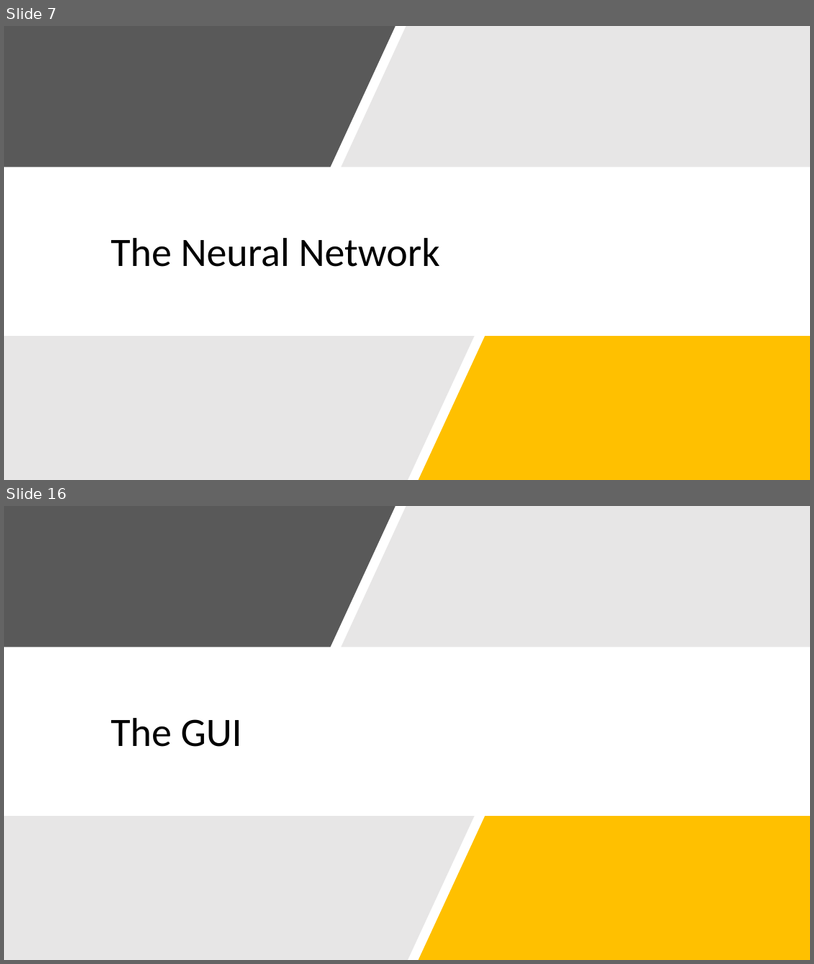
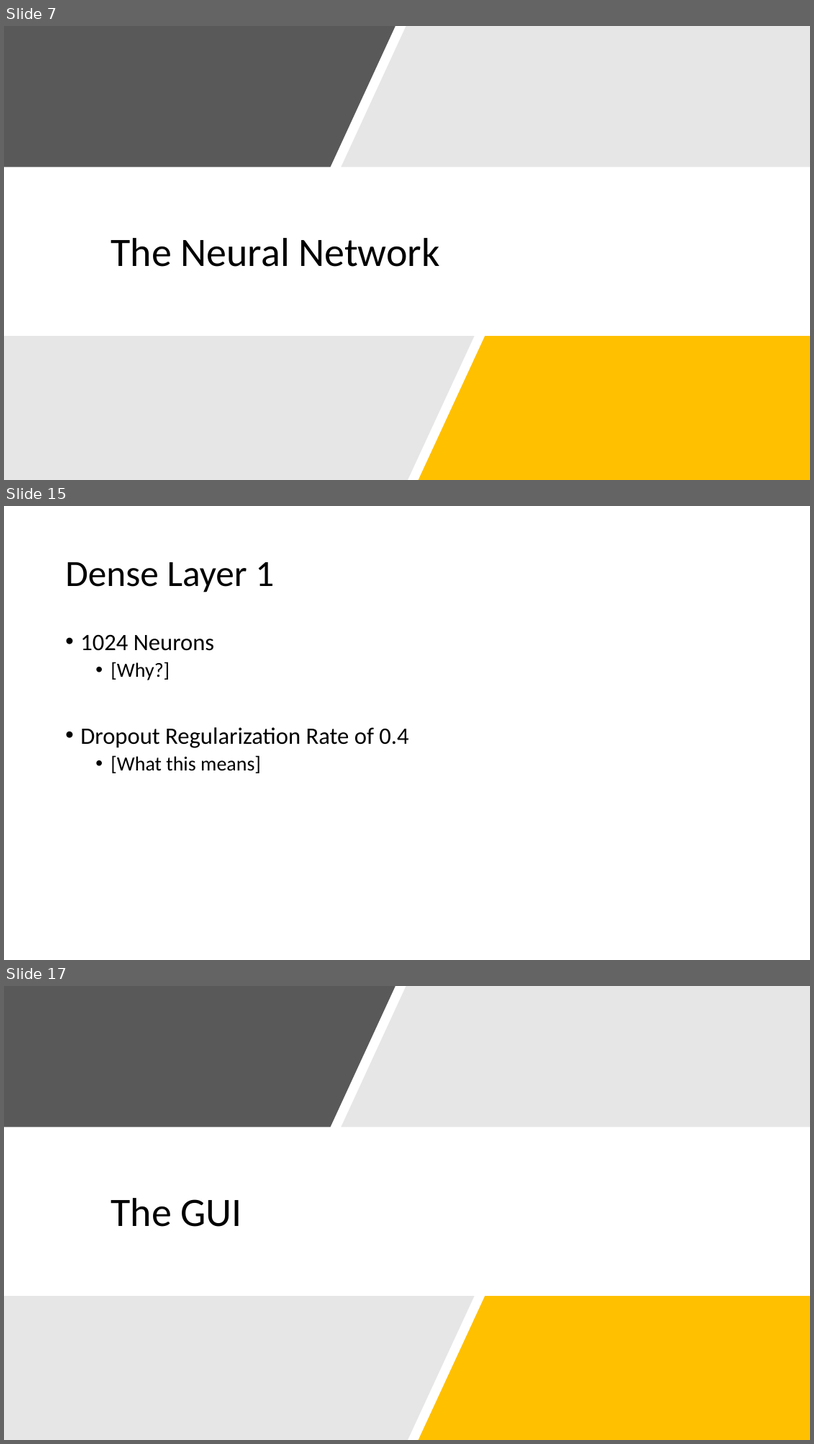
Before and after one commit to ChrisKalahiki/CNN-for-BelgiumTS-and-MNIST, a slide deck: RIPMazeRunner.pptx. Shown one above the other, each under a label of ours: slides 7 and 16 before the commit, slides 7, 15 and 17 after it; the slides between them are not shown. The pictures are 814x964 and 814x1444 pixels, drawn with LibreOffice and Linux fonts; fonts in the diff are those of the drawing. Boxes give left, top, right and bottom in pixels: in the first picture for what was removed or moved away, otherwise in the second. Text is boxed around its words. In the diff, an @@ line names an element or a change of style, - is before the commit and + after.

```diff
--- a/RIPMazeRunner.pptx
+++ b/RIPMazeRunner.pptx
@@ slide 15 added at box(4, 506, 810, 960), background #FFFFFF @@
@@ title added at box(65, 562, 274, 592), 44 pt, text #000000 @@
+Dense Layer 1
@@ text added at box(80, 634, 409, 773), 28 pt, text #000000 @@
+• 1024 Neurons
+  • [Why?]
+• Dropout Regularization Rate of 0.4
+  • [What this means]
@@ what was slide 16 is now slide 17 @@
```
Also in this commit, not shown: 2 slides changed, 6 other slides added, 6 slides removed.
